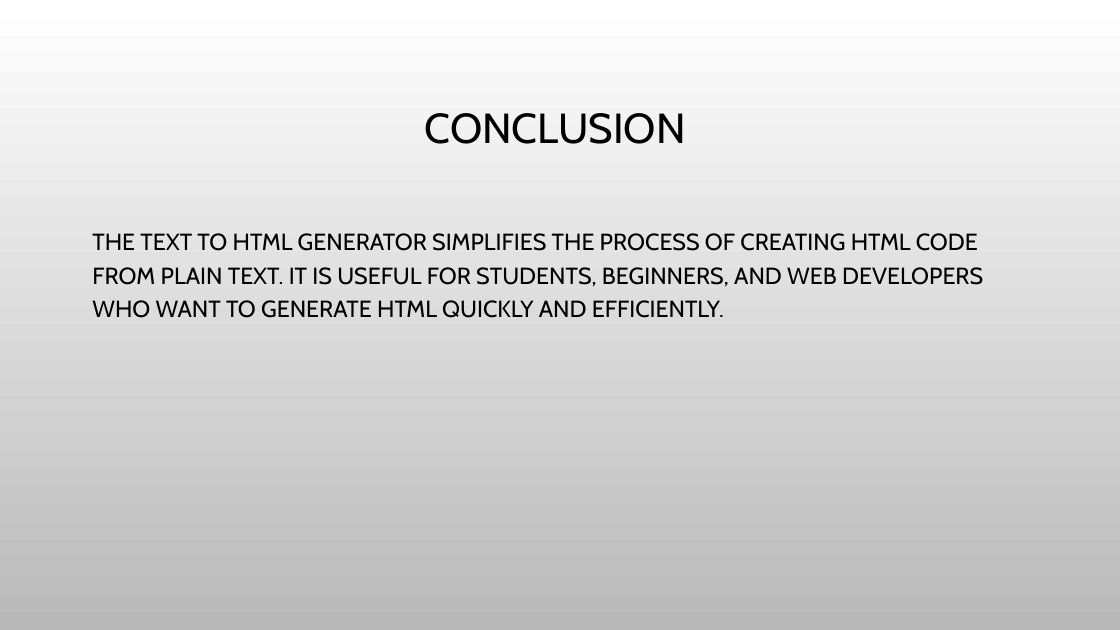
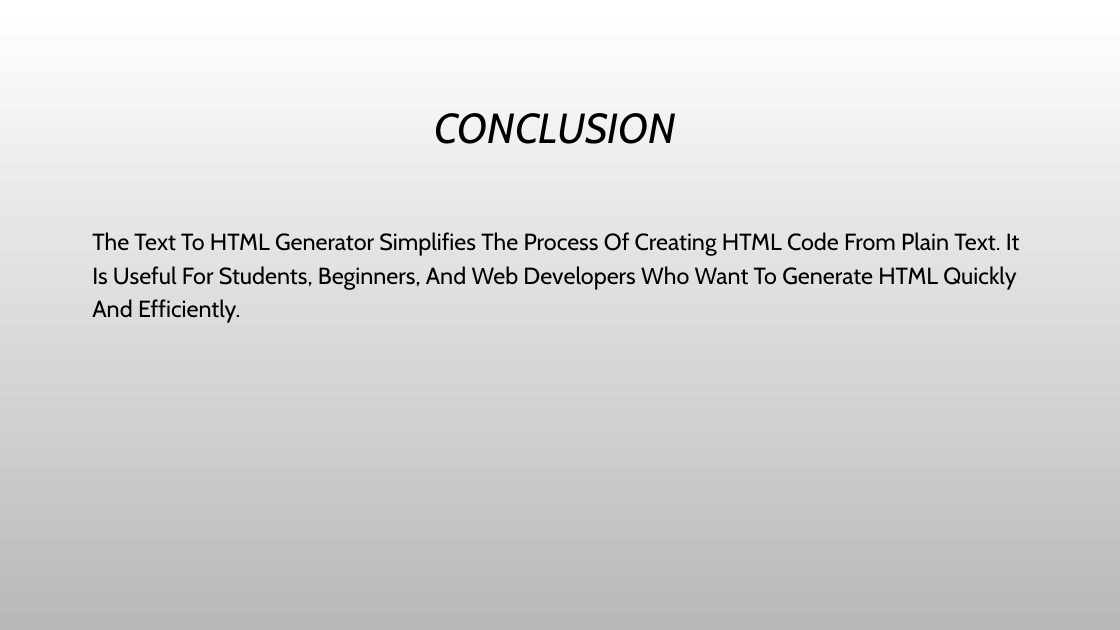
Before and after one commit to Subbara-siddeswari/Text-to-HTML-Generator, a slide deck: slide 7 of Presentation (1).pptx. Drawn at 1120x630 pixels with LibreOffice and Linux fonts; fonts in the diff are those of the drawing; background and template pictures are left out. Boxes give left, top, right and bottom in pixels: in the first picture for what was removed or moved away, otherwise in the second. Text is boxed around its words. In the diff, an @@ line names an element or a change of style, - is before the commit and + after.

```diff
--- a/Presentation (1).pptx
+++ b/Presentation (1).pptx
@@ title "CONCLUSION" at (435, 113, 676, 144): italic on @@
@@ text at (92, 232, 1020, 323): text changed @@
-THE TEXT TO HTML GENERATOR SIMPLIFIES THE PROCESS OF CREATING HTML CODE FROM PLAIN TEXT. IT IS USEFUL FOR STUDENTS, BEGINNERS, AND WEB DEVELOPERS WHO WANT TO GENERATE HTML QUICKLY AND EFFICIENTLY.
+The Text To HTML Generator Simplifies The Process Of Creating HTML Code From Plain Text. It Is Useful For Students, Beginners, And Web Developers Who Want To Generate HTML Quickly And Efficiently.
```
Also in this commit, not shown: 5 other slides changed, 1 slide added, 1 slide removed.
